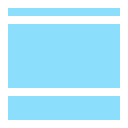
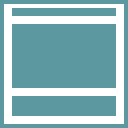
The second 128x128 image is a revision of the first. Changes to its layers:
removed layer "矩形 5 副本" over [8, 8, 120, 120]
added layer "矩形 3 副本" over [0, 0, 128, 128]
